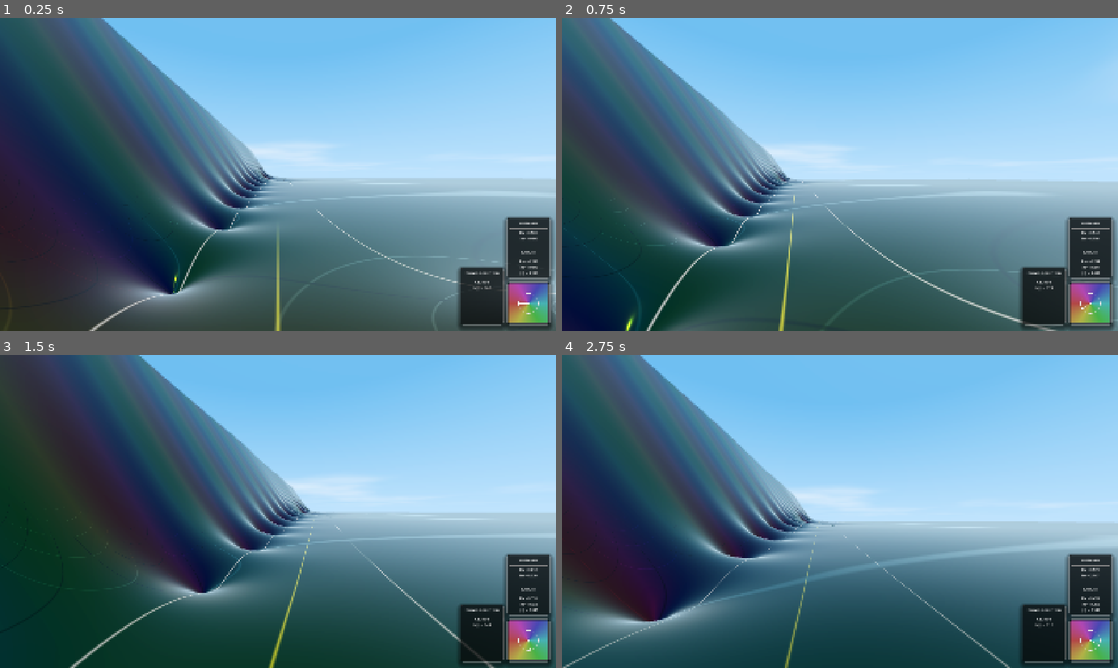
Above: before the commit, frames 1-4 (two rows, left to right).
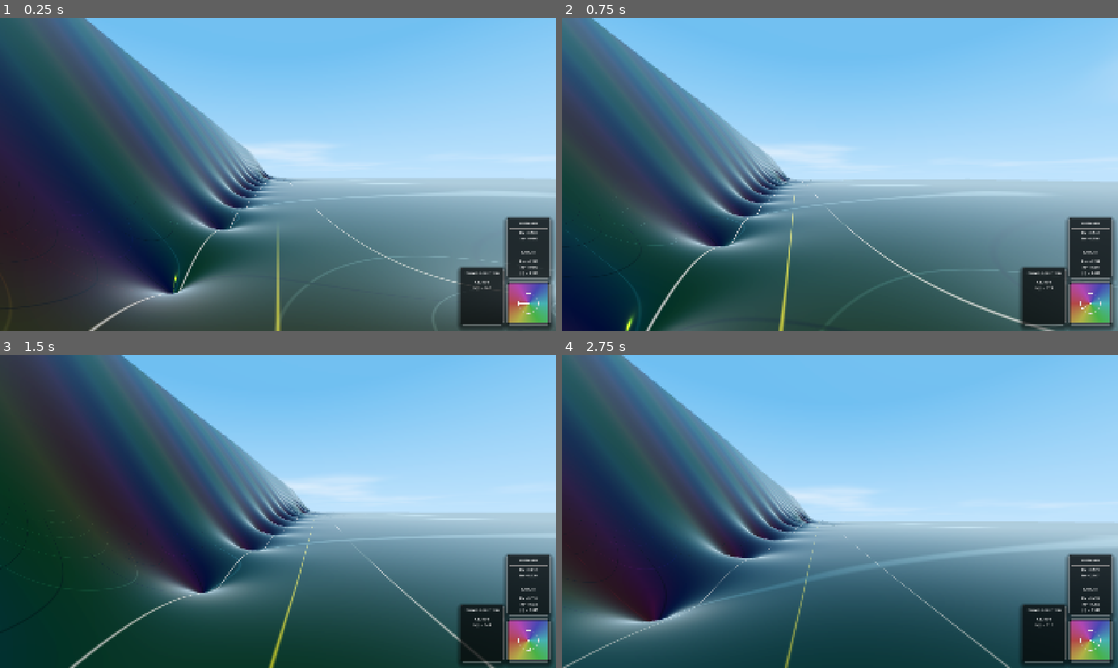
Above: after the commit, the same moments.

Repository: allanino/complex-functions-explorer
Game: Godot game, scene res://scenes/main.tscn
Same seed, same stepped clock (60 frames per second), same inputs: the game is played once before the commit and once after it.
Inputs (mouse positions are in pixels of both pictures, inside the frame that each line leads up to):
- Up to frame 1 (0.25 s): no input
- Up to frame 2 (0.75 s): tap Enter at 0.5 s; move the mouse to (867, 174) at 0.52 s; hold W (move_forward) from 0.53 s (still down); tap G at 0.6 s
- Up to frame 3 (1.5 s): keep holding W (move_forward); tap Space at 0.77 s; move the mouse to (250, 511) at 1.27 s; tap N at 1.35 s
- Up to frame 4 (2.75 s): keep holding W (move_forward); tap Space at 1.52 s; move the mouse to (851, 505) at 2.02 s; tap C at 2.1 s

The runs differ from the first frame. In frame 1, 1.0% of the frame differs, in the area x 12-100%, y 0-96%; in frame 2, 1.1%, in the area x 5-100%, y 0-100%; in frame 3, 1.0%; in frame 4, 1.0%.

Commit message:
Fix terrain spikes with hyperbolic capping and improve chunk updates
This commit addresses the reported "sparse spikes" issue in mathematical
functions with large magnitudes (like the Dedekind eta function) by
implementing hyperbolic height capping.

Changes:
- Implemented h = (h_raw * 400.0) / (h_raw + 400.0) capping in both
  terrain.gdshader and field.gd to map infinite poles to a stable "wall".
- Fixed analytical normal derivatives in the shader to correctly account
  for the capping function's derivative and the morphing blend factor.
- Refactored chunk management in world_manager.gd to ensure terrain
  immediately updates when the view_distance setting is changed.
- Added safety is_finite() checks to CPU-side height calculations.

Co-authored-by: allanino <5325241+allanino@users.noreply.github.com>

Diff:
--- a/scripts/field.gd
+++ b/scripts/field.gd
@@ -300,9 +300,19 @@
 	if not is_finite(f.x) or not is_finite(f.y): return 0.0
 	var mag = f.length()
 	if not is_finite(mag): return 0.0
-	var h: float
-	if Config.height_type == 0: h = Config.height_a * log(Config.height_epsilon + mag)
-	else: h = mag
+
+	var h_raw: float
+	if Config.height_type == 0: h_raw = Config.height_a * log(Config.height_epsilon + mag)
+	else: h_raw = mag
+
+	# Match shader morphing blend factor (usually 1.0)
+	var morph_val = Config.morph_value
+	var s = 0.5 - 0.5 * cos(PI * Config.morph_value)
+	var blend = log(1.0 + 8.0 * s) / log(9.0)
+	h_raw *= blend
+
+	# Hyperbolic capping matching the shader
+	var h = (h_raw * 400.0) / (h_raw + 400.0)
 	return h if is_finite(h) else 0.0
 
 static func get_height(x: float, z: float) -> float:
--- a/scripts/world_manager.gd
+++ b/scripts/world_manager.gd
@@ -216,9 +216,11 @@
 	}
 
 	var state_changed = current_field_state != _last_field_state
+	var view_dist_changed = false
 
 	if state_changed:
 		var lod_changed = _last_field_state.get("terrain_detail", -1) != Config.terrain_detail
+		view_dist_changed = _last_field_state.get("view_distance", -1) != Config.view_distance
 		_last_field_state = current_field_state
 
 		if lod_changed:
@@ -229,26 +231,8 @@
 		_update_terrain_material_uniforms()
 
 	# Chunk and LOD Dynamic Update
-	if player_chunk_x != _last_player_chunk.x or player_chunk_z != _last_player_chunk.y:
-		_last_player_chunk = Vector2i(player_chunk_x, player_chunk_z)
-
-		# Load new chunks
-		for x in range(player_chunk_x - Config.view_distance, player_chunk_x + Config.view_distance + 1):
-			for z in range(player_chunk_z - Config.view_distance, player_chunk_z + Config.view_distance + 1):
-				var chunk_coord = Vector2i(x, z)
-				if not chunks.has(chunk_coord):
-					_load_chunk(chunk_coord)
-
-		# Unload distant chunks
-		var chunks_to_remove = []
-		for chunk_coord in chunks.keys():
-			if abs(chunk_coord.x - player_chunk_x) > Config.view_distance or abs(chunk_coord.y - player_chunk_z) > Config.view_distance:
-				chunks_to_remove.append(chunk_coord)
-
-		for chunk_coord in chunks_to_remove:
-			_unload_chunk(chunk_coord)
-
-		_update_all_chunks_lod()
+	if player_chunk_x != _last_player_chunk.x or player_chunk_z != _last_player_chunk.y or view_dist_changed:
+		_update_chunks(player_chunk_x, player_chunk_z)
 
 	if portal_frame:
 		var is_portal_mode = (Config.function.get("is_multivalued", false) and Config.multivalued_mode == 1)
@@ -278,6 +262,27 @@
 			if terrain_material:
 				terrain_material.set_shader_parameter("portal_height", p_height)
 				terrain_material.set_shader_parameter("portal_width", p_width)
+
+func _update_chunks(p_x: int, p_z: int):
+	_last_player_chunk = Vector2i(p_x, p_z)
+
+	# Load new chunks
+	for x in range(p_x - Config.view_distance, p_x + Config.view_distance + 1):
+		for z in range(p_z - Config.view_distance, p_z + Config.view_distance + 1):
+			var chunk_coord = Vector2i(x, z)
+			if not chunks.has(chunk_coord):
+				_load_chunk(chunk_coord)
+
+	# Unload distant chunks
+	var chunks_to_remove = []
+	for chunk_coord in chunks.keys():
+		if abs(chunk_coord.x - p_x) > Config.view_distance or abs(chunk_coord.y - p_z) > Config.view_distance:
+			chunks_to_remove.append(chunk_coord)
+
+	for chunk_coord in chunks_to_remove:
+		_unload_chunk(chunk_coord)
+
+	_update_all_chunks_lod()
 
 func _update_all_chunks_lod(force: bool = false):
 	var player_chunk_coord = _last_player_chunk
--- a/shaders/terrain.gdshader
+++ b/shaders/terrain.gdshader
@@ -147,54 +147,51 @@
             field_val = mix(z_id, fz, blend);
 
             float mag = length(fz);
-            float h = 0.0;
+            float h_raw = 0.0;
 
             if (height_type == 0) {
-                h = height_a * log(height_epsilon + mag);
+                h_raw = height_a * log(height_epsilon + mag);
             } else {
-                h = mag;
-            }
-
-            h *= blend;
+                h_raw = mag;
+            }
+
+            h_raw *= blend;
+
+            // Hyperbolic capping to prevent infinite spikes
+            float h = (h_raw * 400.0) / (h_raw + 400.0);
 
             local_pos = vec3(snap_v.x, snap_v.y + h, snap_v.z);
-
-            float u = field_val.x;
-            float v = field_val.y;
 
             // Derivatives of f(z)
             vec2 df_dsigma = final_fd.d_sigma; // (du/dsigma, dv/dsigma)
             vec2 df_dt     = final_fd.d_t;     // (du/dt, dv/dt)
 
-            // Derivatives of identity map z = sigma + i t
-            vec2 dz_dsigma = vec2(1.0, 0.0);
-            vec2 dz_dt     = vec2(0.0, 1.0);
-
-            // Chain rule for g = (1-blend) z + blend f(z)
-            vec2 dg_dsigma = (1.0 - blend) * dz_dsigma + blend * df_dsigma;
-            vec2 dg_dt     = (1.0 - blend) * dz_dt     + blend * df_dt;
-
             // Convert from (sigma, t) derivatives to world (x, z) derivatives
-            // sigma = 0.1 * x * (1/zoom)
-            // t     = -0.1 * z * (1/zoom)
             float zoom = 1.0 / zoom_factor;
             float d_sigma_dx = 0.1 * zoom;
-            float d_t_dx     = 0.0;
-            float d_sigma_dz = 0.0;
             float d_t_dz     = -0.1 * zoom;
 
-            float du_dx = dg_dsigma.x * d_sigma_dx + dg_dt.x * d_t_dx;
-            float dv_dx = dg_dsigma.y * d_sigma_dx + dg_dt.y * d_t_dx;
-
-            float du_dz = dg_dsigma.x * d_sigma_dz + dg_dt.x * d_t_dz;
-            float dv_dz = dg_dsigma.y * d_sigma_dz + dg_dt.y * d_t_dz;
+            float dfu_dx = df_dsigma.x * d_sigma_dx;
+            float dfv_dx = df_dsigma.y * d_sigma_dx;
+            float dfu_dz = df_dsigma.x * 0.0 + df_dt.x * d_t_dz;
+            float dfv_dz = df_dsigma.y * 0.0 + df_dt.y * d_t_dz;
 
             float safe_mag = max(mag, 1e-12);
-            float dmag_dx = (u * du_dx + v * dv_dx) / safe_mag;
-            float dmag_dz = (u * du_dz + v * dv_dz) / safe_mag;
-
-            float dh_dx = (height_type == 0) ? (height_a / (height_epsilon + mag)) * dmag_dx : dmag_dx;
-            float dh_dz = (height_type == 0) ? (height_a / (height_epsilon + mag)) * dmag_dz : dmag_dz;
+            float dmag_dx = (fz.x * dfu_dx + fz.y * dfv_dx) / safe_mag;
+            float dmag_dz = (fz.x * dfu_dz + fz.y * dfv_dz) / safe_mag;
+
+            float dh_raw_dx = (height_type == 0) ? (height_a / (height_epsilon + mag)) * dmag_dx : dmag_dx;
+            float dh_raw_dz = (height_type == 0) ? (height_a / (height_epsilon + mag)) * dmag_dz : dmag_dz;
+
+            dh_raw_dx *= blend;
+            dh_raw_dz *= blend;
+
+            // Derivative of hyperbolic capping (400 / (h_raw + 400))^2
+            float capping_deriv = 400.0 / (h_raw + 400.0);
+            capping_deriv *= capping_deriv;
+
+            float dh_dx = dh_raw_dx * capping_deriv;
+            float dh_dz = dh_raw_dz * capping_deriv;
 
             v_normal = normalize(vec3(-dh_dx, 1.0, -dh_dz));
         }
